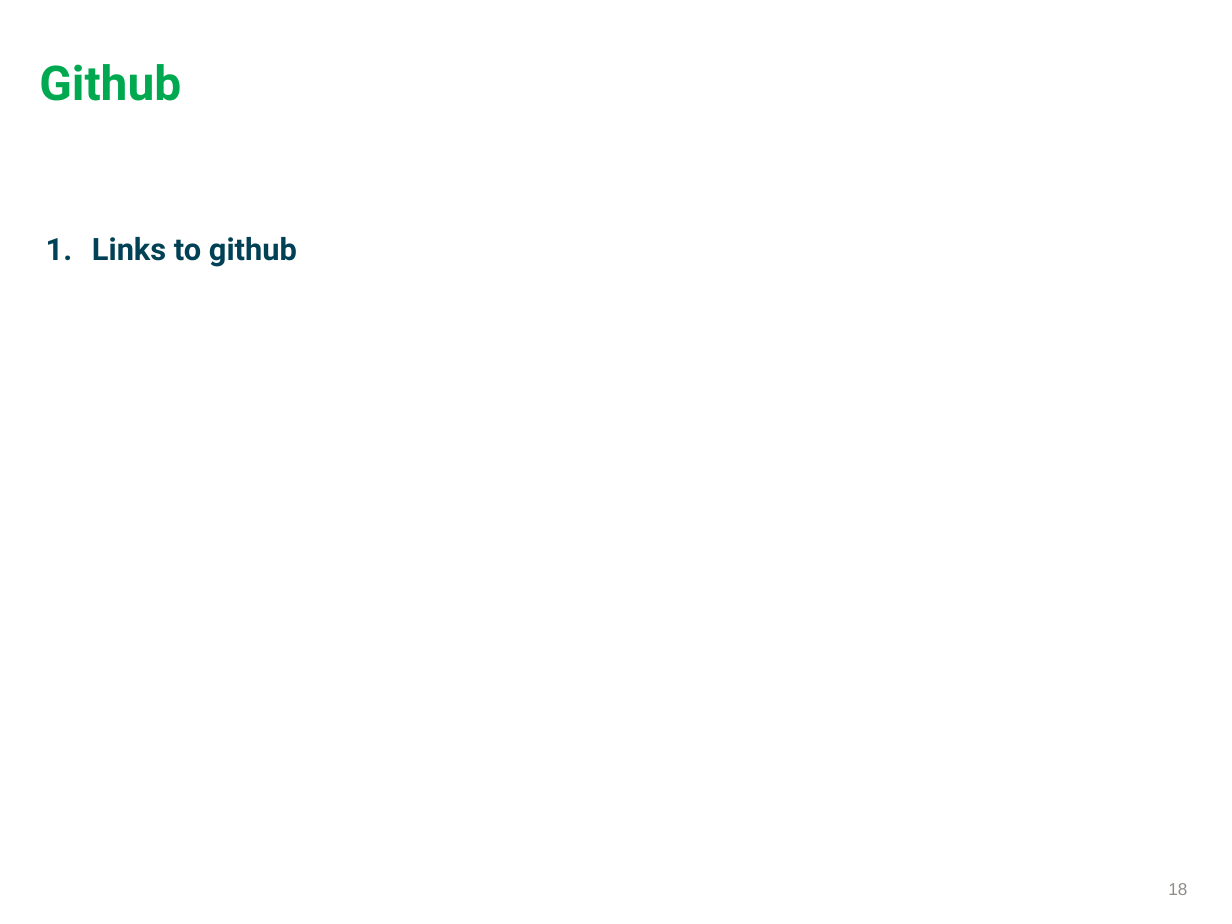
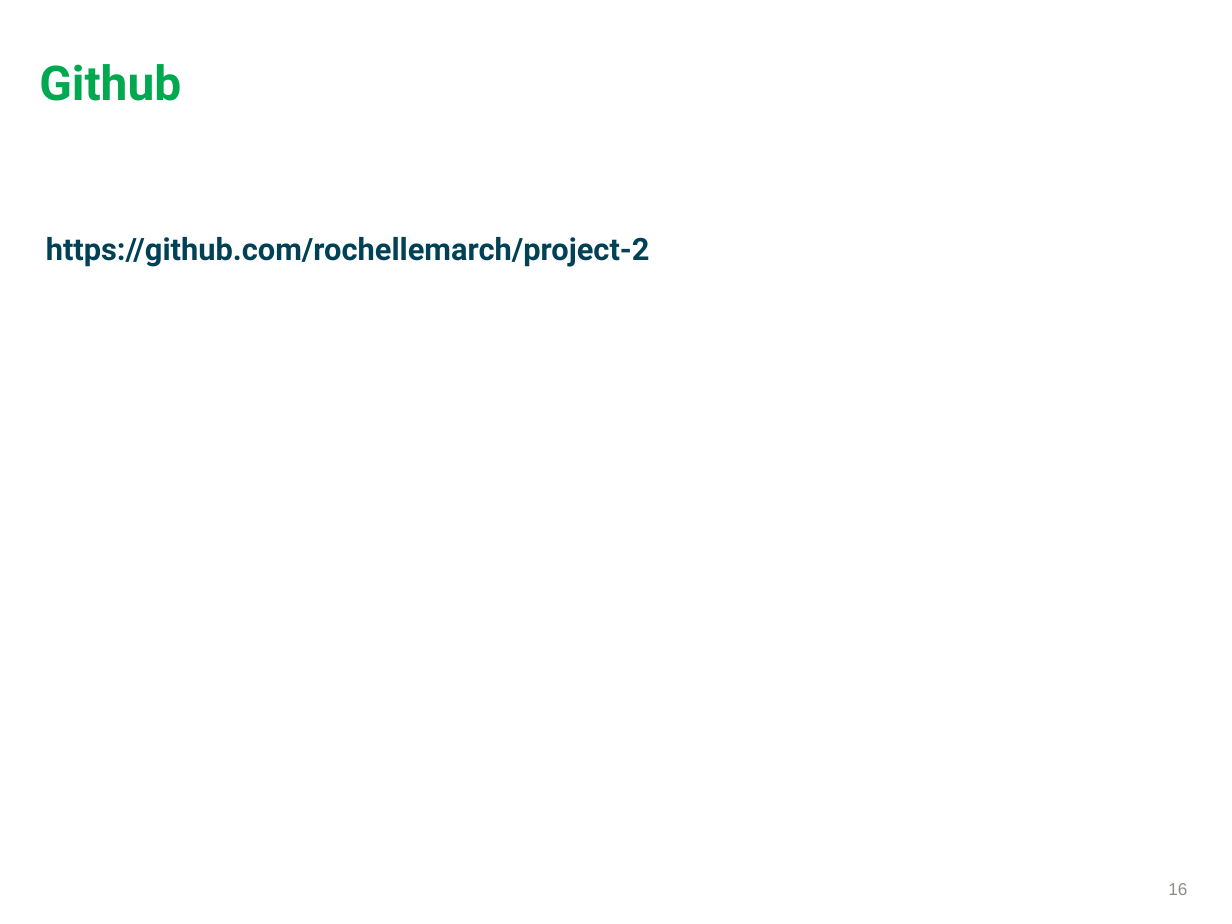
Before and after one commit to rochelle-march/project-2, a slide deck: slide 16 of Final-Project-Presentation.pptx (slide 18 before the commit). Drawn at 1232x924 pixels with LibreOffice and Linux fonts; fonts in the diff are those of the drawing. Boxes give left, top, right and bottom in pixels: in the first picture for what was removed or moved away, otherwise in the second. Text is boxed around its words. In the diff, an @@ line names an element or a change of style, - is before the commit and + after.

```diff
--- a/Final-Project-Presentation.pptx
+++ b/Final-Project-Presentation.pptx
@@ text at (x1=46, y1=237, x2=650, y2=267): text changed @@
-1. Links to github
+https://github.com/rochellemarch/project-2
```
Also in this commit, not shown: 2 slides removed.
